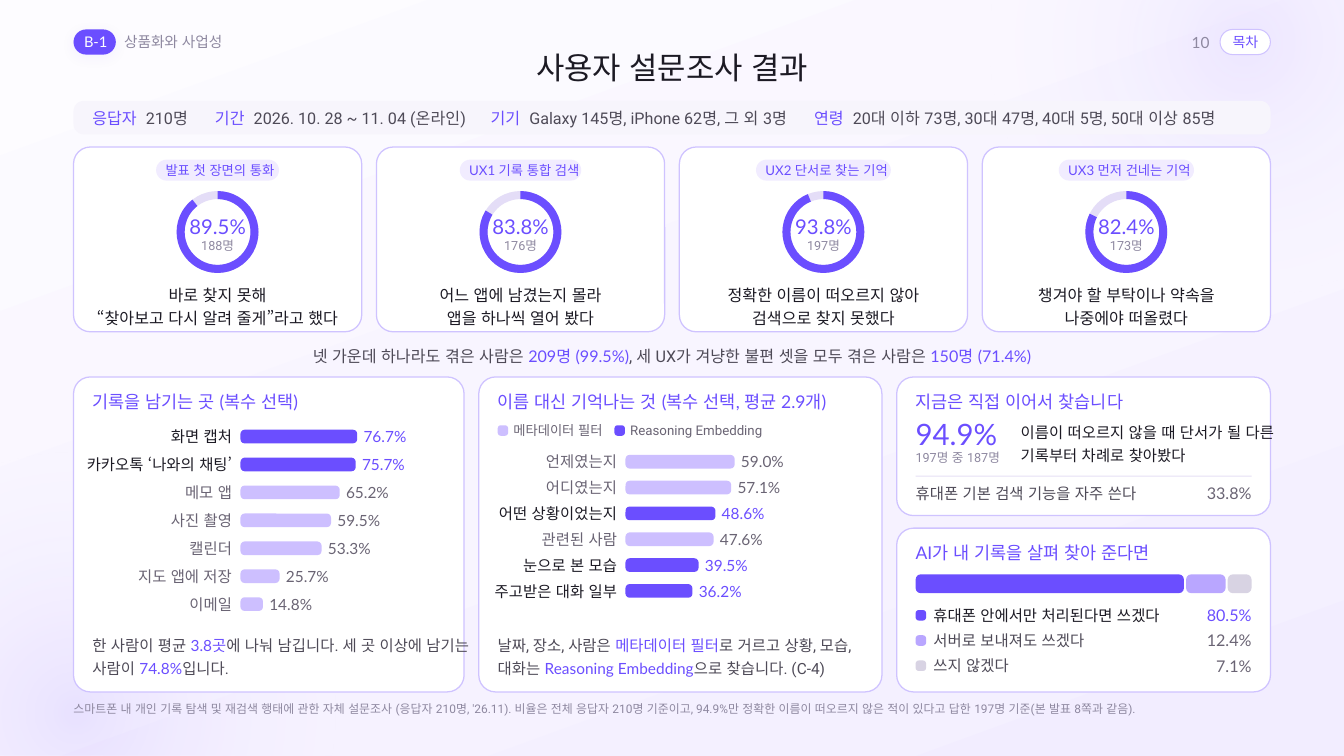
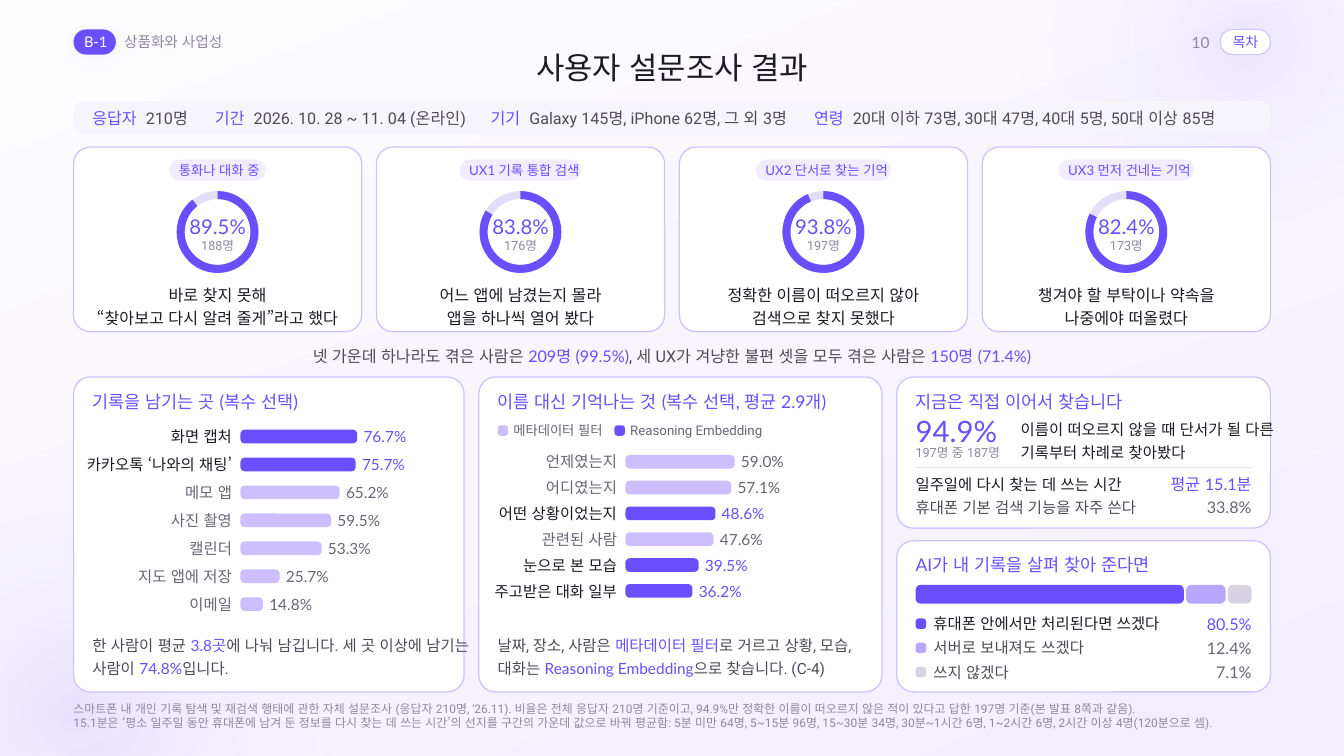
Before and after one commit to gnueaj/t3, a slide deck: slide 10 of weave/결선준비/통합본_Claude/Weave_Appendix_Claude.pptx. Drawn at 1344x756 pixels with LibreOffice and Linux fonts; fonts in the diff are those of the drawing. Boxes give left, top, right and bottom in pixels: in the first picture for what was removed or moved away, otherwise in the second. Text is boxed around its words. In the diff, an @@ line names an element or a change of style, - is before the commit and + after.

```diff
--- a/weave/결선준비/통합본_Claude/Weave_Appendix_Claude.pptx
+++ b/weave/결선준비/통합본_Claude/Weave_Appendix_Claude.pptx
@@ rounded rectangle: place and size @@
-rounded rectangle at [156,159,279,180]
+rounded rectangle at [169,159,265,180]
@@ text at [179,164,259,176]: text changed @@
-발표 첫 장면의 통화
+통화나 대화 중
@@ rounded rectangle: place and size @@
-rounded rectangle at [897,377,1271,516]
+rounded rectangle at [897,377,1271,528]
@@ rounded rectangle at [897,377,1271,528]: proportions changed @@
@@ text "197명 중 187명": place and size @@
-text "197명 중 187명" at [916,451,1000,463]
+text "197명 중 187명" at [916,446,1000,458]
@@ rectangle: place and size @@
-rectangle at [915,476,1251,477]
+rectangle at [915,468,1251,469]
@@ text added at [916,477,1121,492], 11 pt, text #1C1A24 @@
+일주일에 다시 찾는 데 쓰는 시간
@@ text added at [1171,476,1252,491], 11.5 pt, text #6B4EFF @@
+평균 15.1분
@@ 3 texts: place and size @@
-3 texts at [916,486,1252,561]
+3 texts at [916,500,1252,573]
@@ rounded rectangle at [897,540,1271,692]: proportions changed @@
@@ rounded rectangle: place and size @@
-rounded rectangle at [897,528,1271,692]
+rounded rectangle at [897,540,1271,692]
@@ 5 rounded rectangles, 2 texts: place and size @@
-5 rounded rectangles, 2 texts at [915,575,1252,645]
+5 rounded rectangles, 2 texts at [915,585,1252,653]
@@ 4 texts, 1 rounded rectangle: place and size @@
-4 texts, 1 rounded rectangle at [915,633,1252,672]
+4 texts, 1 rounded rectangle at [915,640,1252,679]
@@ text at [73,717,1212,729]: paragraph added @@
+15.1분은 ‘평소 일주일 동안 휴대폰에 남겨 둔 정보를 다시 찾는 데 쓰는 시간’의 선지를 구간의 가운데 값으로 바꿔 평균함: 5분 미만 64명, 5~15분 96명, 15~30분 34명, 30분~1시간 6명, 1~2시간 6명, 2시간 이상 4명(120분으로 셈).
```
Also in this commit, not shown: 14 other files.
